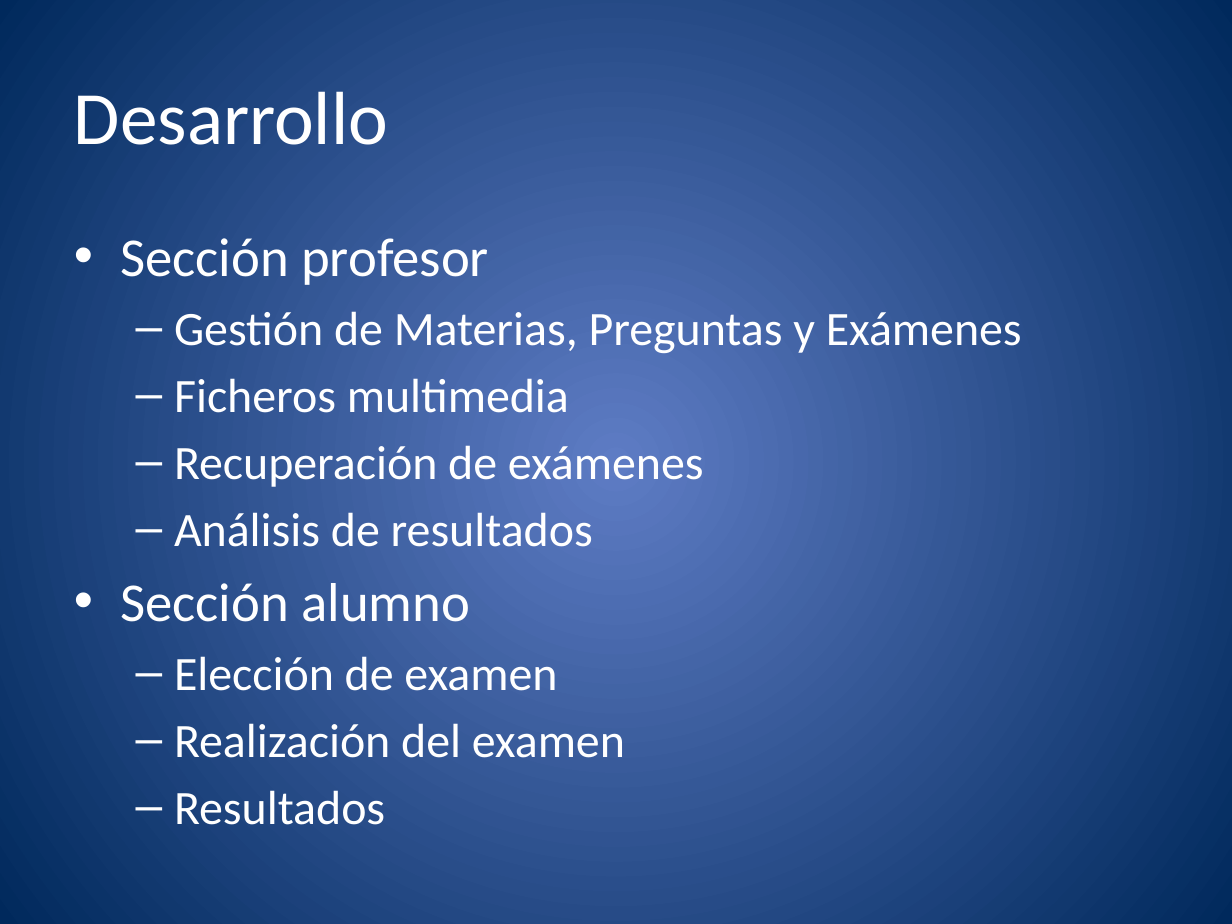
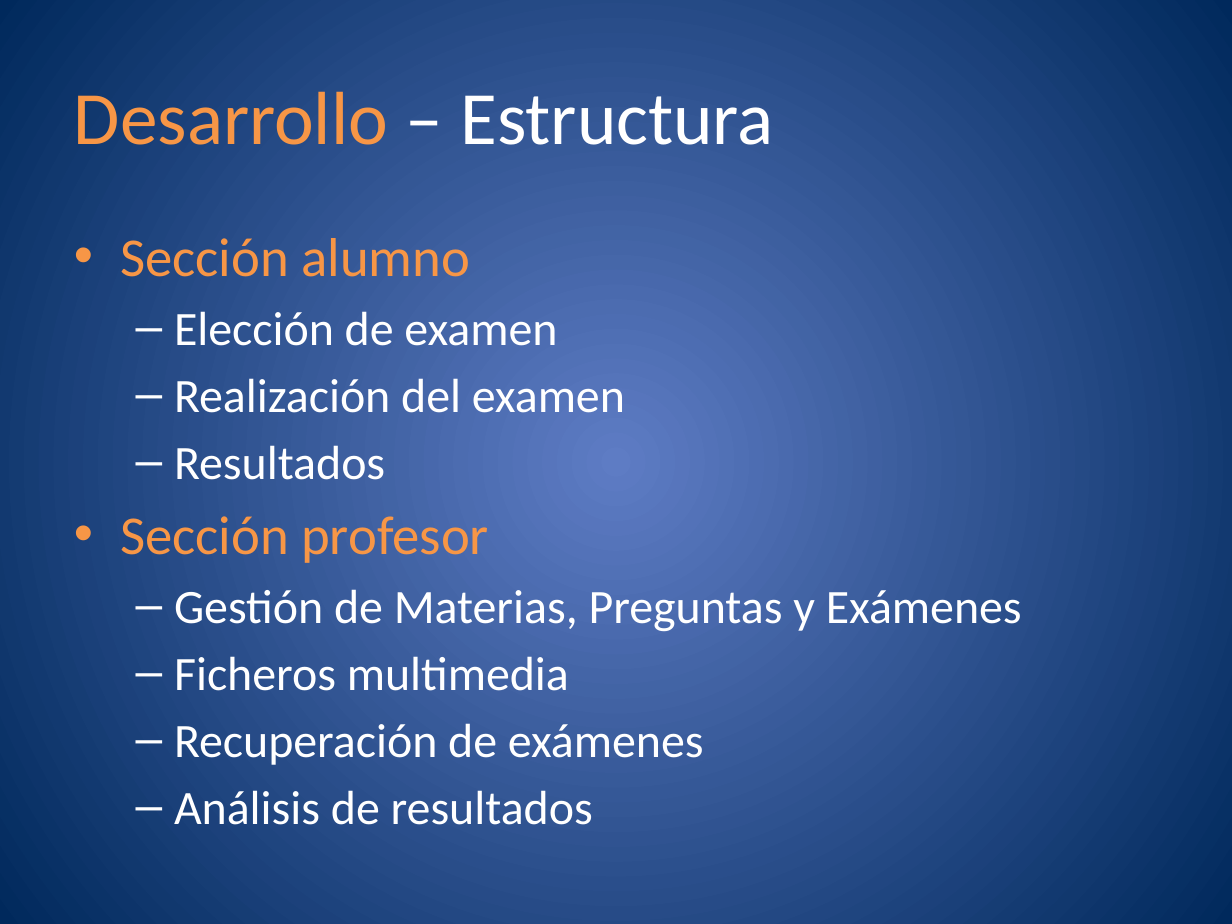
Before and after one commit to molins/TFG, a slide deck: slide 25 of presentacion/TFG.pptx. Drawn at 1232x924 pixels with LibreOffice and Linux fonts; fonts in the diff are those of the drawing. Boxes give left, top, right and bottom in pixels: in the first picture for what was removed or moved away, otherwise in the second. Text is boxed around its words. In the diff, an @@ line names an element or a change of style, - is before the commit and + after.

```diff
--- a/presentacion/TFG.pptx
+++ b/presentacion/TFG.pptx
@@ title at [74, 91, 773, 145]: text changed @@
-Desarrollo
+Desarrollo – Estructura
@@ text at [120, 238, 625, 480]: paragraphs added @@
+• Sección alumno
+  – Elección de examen
+  – Realización del examen
+  – Resultados
@@ text at [120, 516, 489, 563]: text colour #FFFFFF to #F79646 in "Sección profesor" @@
@@ text at [120, 583, 625, 825]: paragraphs removed @@
-• Sección alumno
-  – Elección de examen
-  – Realización del examen
-  – Resultados
```
Also in this commit, not shown: 33 other slides changed, 3 slides added, 1 slide removed, 4 other files.
